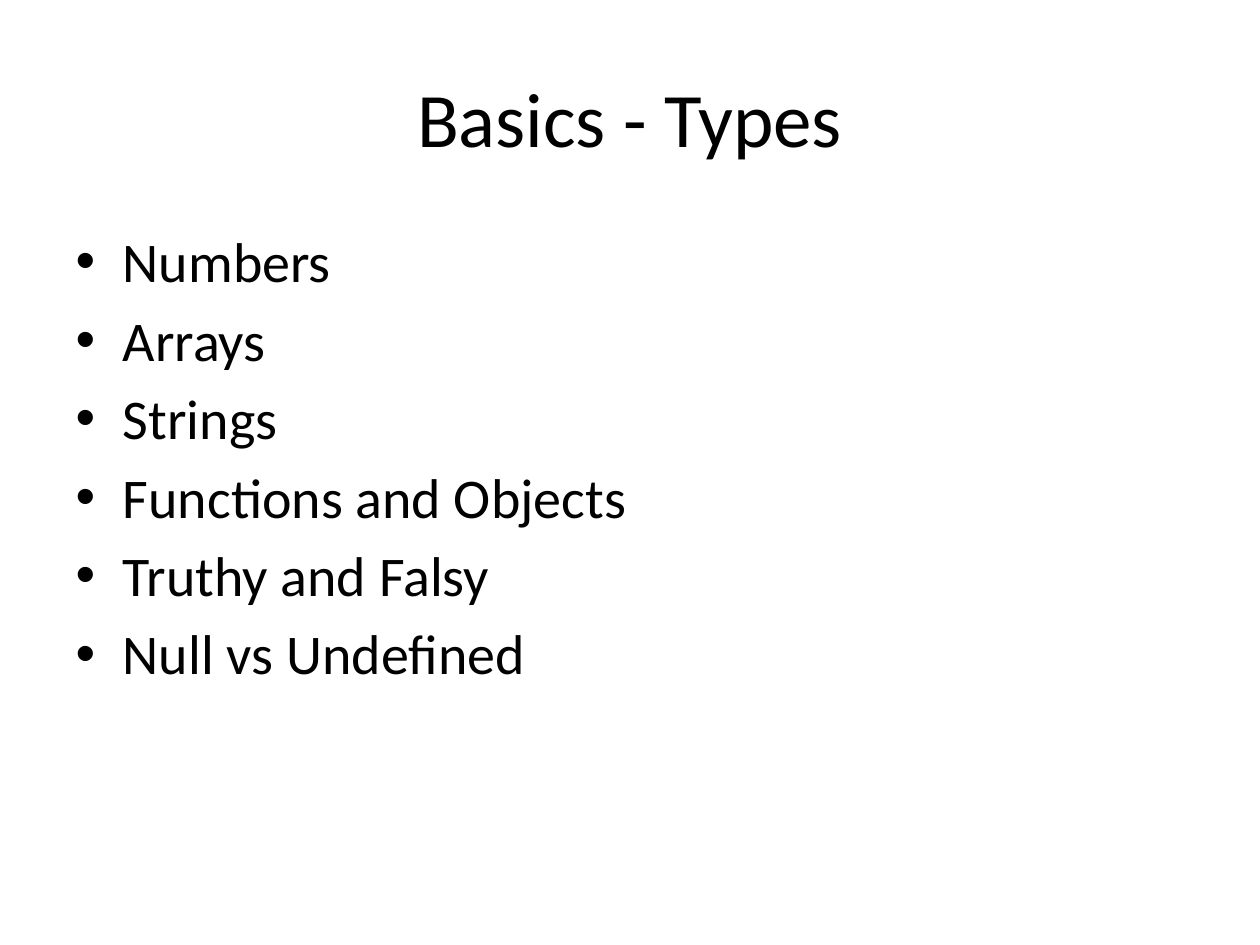
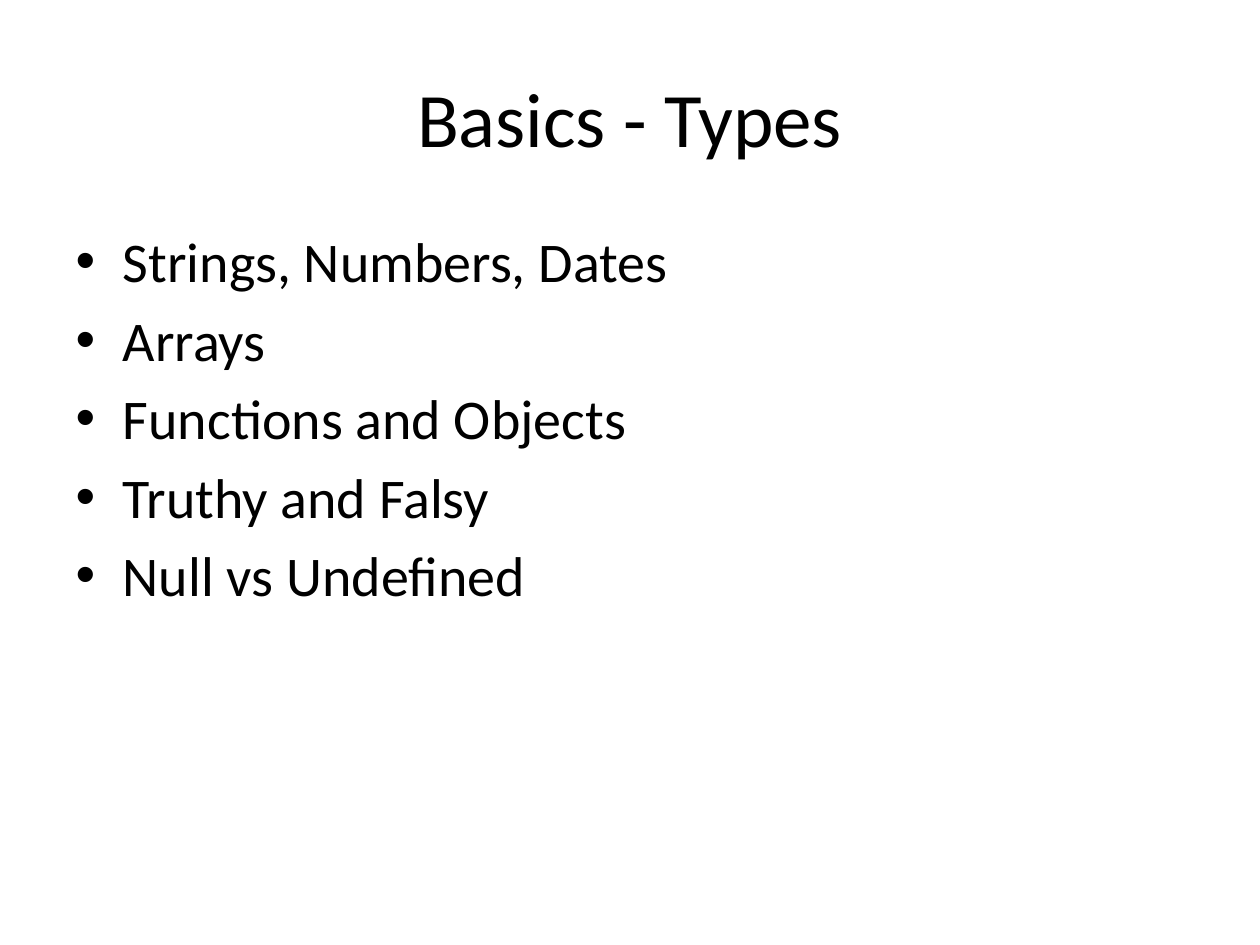
Before and after one commit to dejanvasic85/js-presentation, a slide deck: slide 5 of Dejan/Fundamentals/Fundamentals-Presentation.pptx. Drawn at 1260x945 pixels with LibreOffice and Linux fonts; fonts in the diff are those of the drawing. Boxes give left, top, right and bottom in pixels: in the first picture for what was removed or moved away, otherwise in the second. Text is boxed around its words. In the diff, an @@ line names an element or a change of style, - is before the commit and + after.

Commit message:
stuffing around with basic stuff

```diff
--- a/Dejan/Fundamentals/Fundamentals-Presentation.pptx
+++ b/Dejan/Fundamentals/Fundamentals-Presentation.pptx
@@ text at box(123, 243, 668, 292): text changed @@
-• Numbers
+• Strings, Numbers, Dates
@@ text at box(123, 400, 277, 449): paragraph removed @@
-• Strings
```
Also in this commit, not shown: 1 other slide changed, 9 other files.
